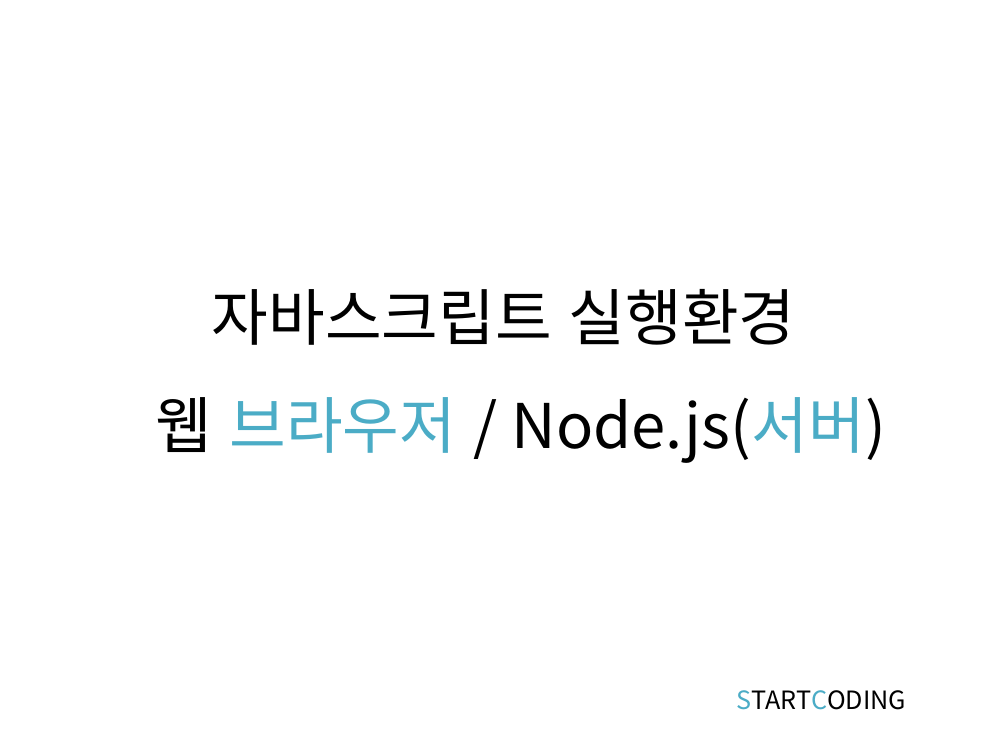
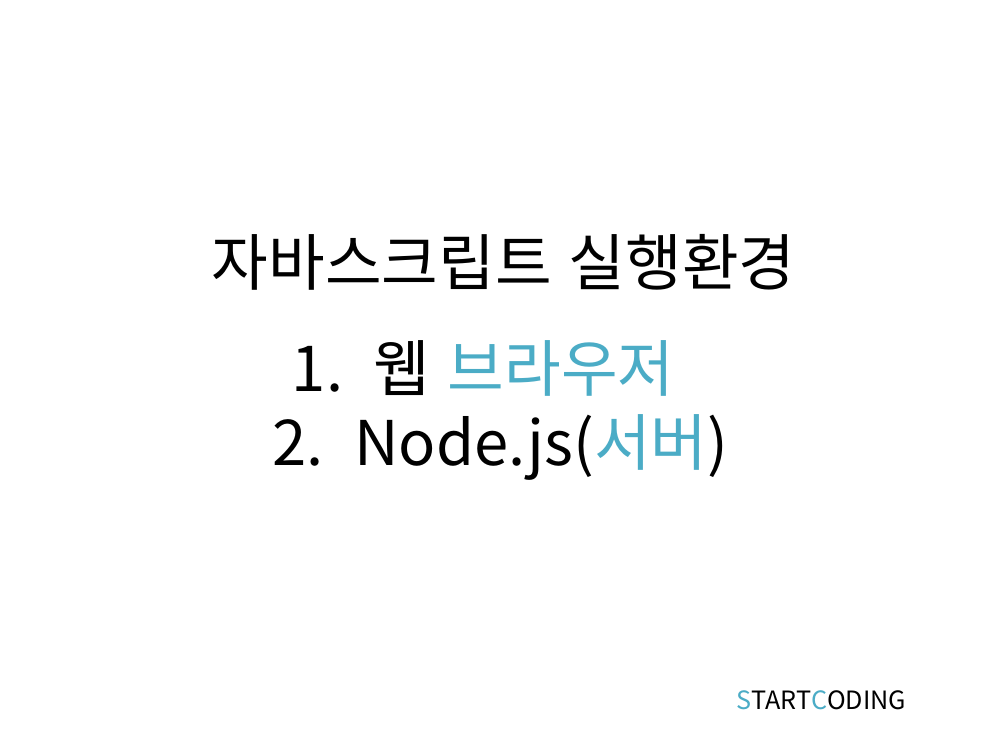
Before and after one commit to kwonkijun/web, a slide deck: slide 5 of 프론트엔드기초(PPT)/JAVASCRIPT 1강_개요.pptx (slide 4 before the commit). Drawn at 1008x756 pixels with LibreOffice and Linux fonts; fonts in the diff are those of the drawing. Boxes give left, top, right and bottom in pixels: in the first picture for what was removed or moved away, otherwise in the second. Text is boxed around its words. In the diff, an @@ line names an element or a change of style, - is before the commit and + after.

```diff
--- a/프론트엔드기초(PPT)/JAVASCRIPT 1강_개요.pptx
+++ b/프론트엔드기초(PPT)/JAVASCRIPT 1강_개요.pptx
@@ title "자바스크립트 실행환경": place and size @@
-title "자바스크립트 실행환경" at (212,289,796,345)
+title "자바스크립트 실행환경" at (212,234,796,290)
@@ text at (354,340,728,480): text changed @@
-웹 브라우저 / Node.js(서버)
+1. 웹 브라우저
+2. Node.js(서버)
```
Also in this commit, not shown: 2 other slides changed, 1 slide added, 3 other files.
